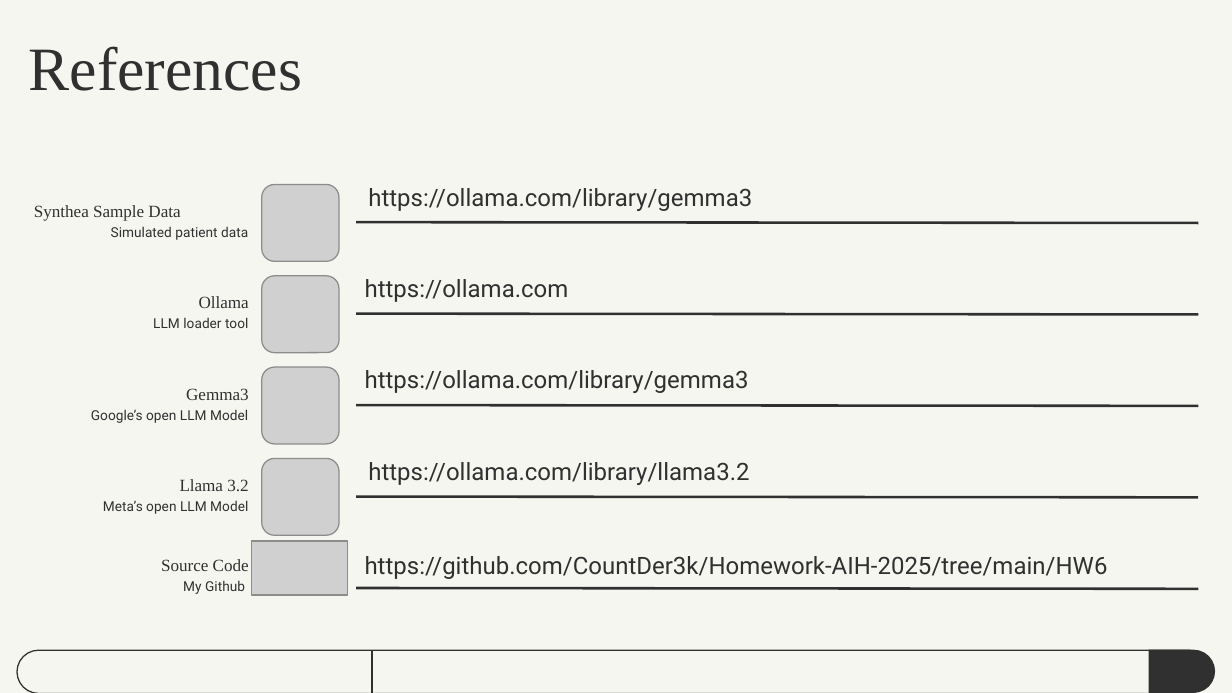
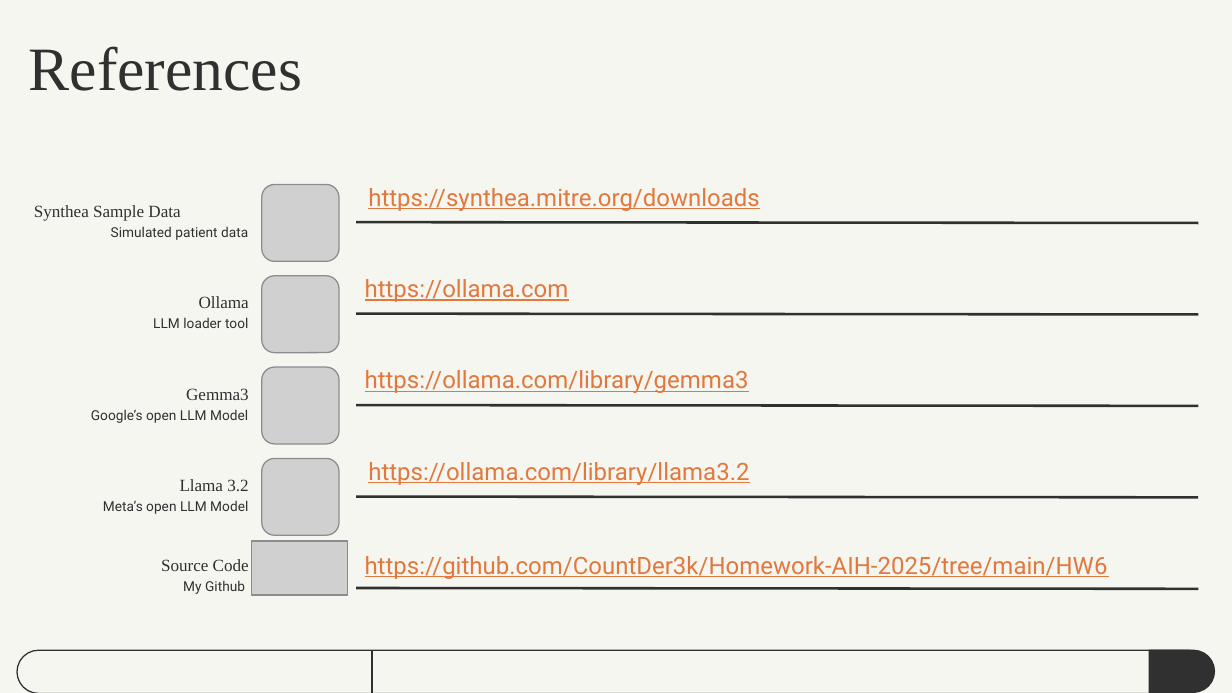
Before and after one commit to CountDer3k/Homework-AIH-2025, a slide deck: slide 16 of HW6/LLM Tutorial.pptx. Drawn at 1232x693 pixels with LibreOffice and Linux fonts; fonts in the diff are those of the drawing; grey boxes stand for pictures. Boxes give left, top, right and bottom in pixels: in the first picture for what was removed or moved away, otherwise in the second. Text is boxed around its words. In the diff, an @@ line names an element or a change of style, - is before the commit and + after.

Commit message:
Fixed link to references

```diff
--- a/HW6/LLM Tutorial.pptx
+++ b/HW6/LLM Tutorial.pptx
@@ text at (368, 188, 759, 211): text changed; text colour #303030 to #E1783D @@
-https://ollama.com/library/gemma3
+https://synthea.mitre.org/downloads
@@ text colour #303030 to #E1783D, underline on in 4 elements at (365, 370, 749, 393), (365, 279, 569, 302), (368, 462, 749, 485), (365, 556, 1108, 579) @@
```
